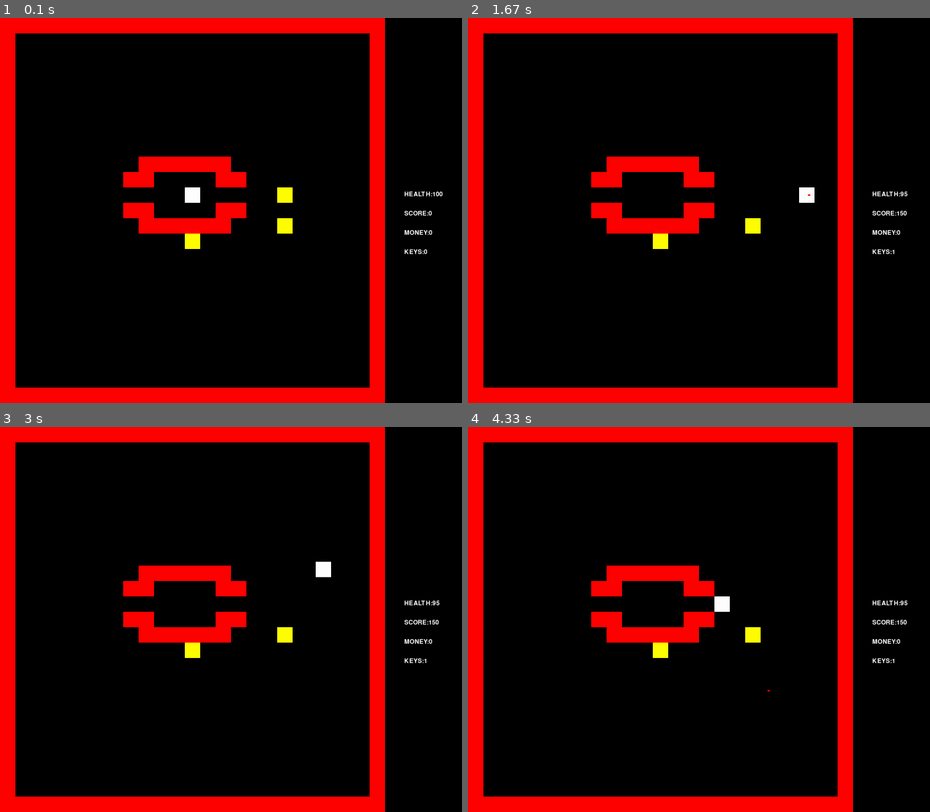
Above: before the commit, frames 1-4 (two rows, left to right).
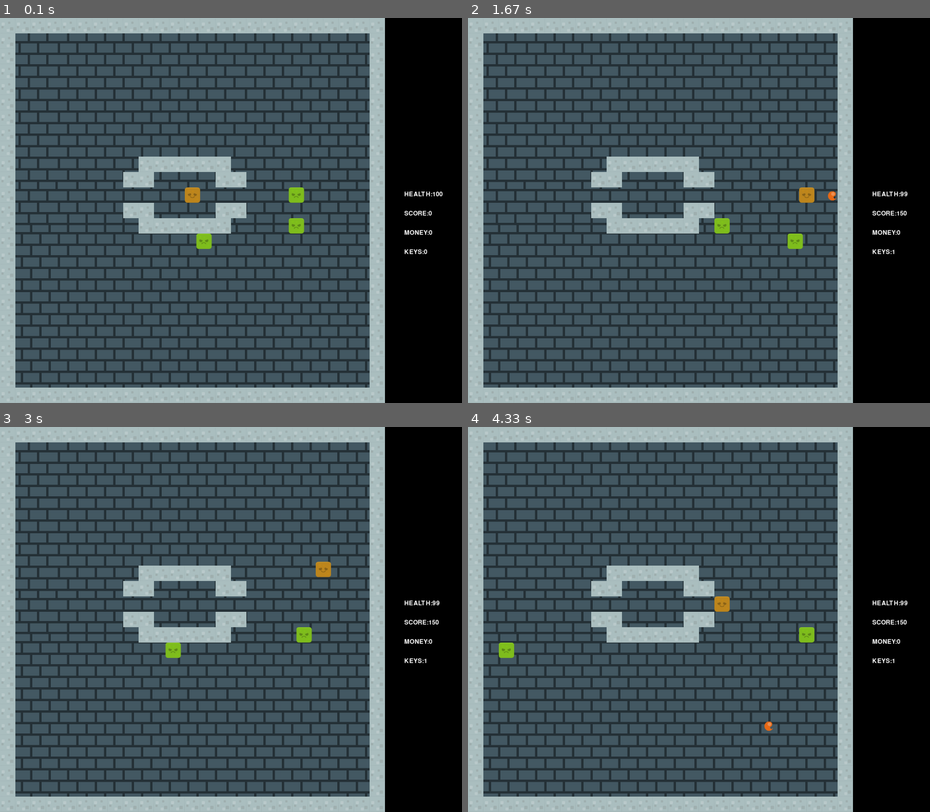
Above: after the commit, the same moments.

Repository: KonDoran/doran-classwork
Game: pygame game, started from Tile movement Project/Tile Movement Mini project.py
Two runs of this game, one before a commit and one after it. Both use one fixed random seed, a clock stepped at 60 frames per second and the inputs below.
Inputs:
- Up to frame 1 (0.1 s): no input
- Up to frame 2 (1.67 s): hold Space 0.33-0.8 s; hold D 0.33-0.8 s; hold Space 0.83-1.3 s; hold D 0.83-1.3 s; hold D from 1.33 s (still down)
- Up to frame 3 (3 s): release D at 1.8 s; hold W 1.83-2.13 s; hold D 2.17-2.63 s; hold A from 2.67 s (still down)
- Up to frame 4 (4.33 s): release A at 3.2 s; hold S 3.23-3.53 s; tap Space at 3.57, 3.97, 4.27 s; hold A 3.9-4.3 s

The runs differ from the first frame. In frame 1, 83% of the frame differs, in the area x 0-84%, y 0-100%; in frame 2, 83%, in the area x 0-96%, y 0-100%; in frame 3, 83%; in frame 4, 83%.

Commit message:
Update Tile Movement Mini project.py

Diff:
--- a/Tile movement Project/Tile Movement Mini project.py
+++ b/Tile movement Project/Tile Movement Mini project.py
@@ -1,5 +1,10 @@
 import pygame
 import random
+import os
+
+
+current_path = os.path.dirname(__file__)#where this file is located
+image_path = os.path.join(current_path, 'images')
 # Define some colors
 BLACK = (0, 0, 0)
 WHITE = (255, 255, 255)
@@ -8,7 +13,7 @@
 YELLOW = (255, 255, 0)
 PINK = (255,20,147)
 PURPLE = (75,0,130)
-
+BACKGROUND_IMAGE = pygame.image.load(os.path.join(image_path, 'background.png'))
 pygame.init()
 
 # Set the width and height of the screen [width, height]
@@ -74,58 +79,58 @@
 
         self.level2 = [
             [1,1,1,1,1,1,1,1,1,1,1,1,1,1,1,1,1,1,1,1,1,1,1,1,1],
-            [1,0,0,0,0,0,0,0,0,0,0,0,0,0,0,0,0,0,0,0,0,0,0,0,1],
-            [1,0,0,0,0,0,0,0,0,0,0,0,0,0,0,0,0,0,0,0,0,0,0,0,1],
-            [1,0,0,0,0,0,0,0,0,0,0,0,0,0,0,0,0,0,0,0,0,0,0,0,1],
-            [1,0,0,0,0,0,0,0,0,0,0,0,0,0,0,0,0,0,0,0,0,0,0,0,1],
-            [1,0,0,0,0,0,0,0,0,0,0,0,0,0,0,0,0,0,0,0,0,0,0,0,1],
-            [1,0,0,0,0,0,0,0,0,0,0,0,0,0,0,0,0,0,0,0,0,0,0,0,1],
-            [1,0,0,0,0,0,0,0,0,0,0,0,0,0,0,0,0,0,0,0,0,0,0,0,1],
-            [1,0,0,0,0,0,0,0,0,0,0,0,0,0,0,0,0,0,0,0,0,0,0,0,1],
-            [1,0,0,0,0,0,0,0,2,2,2,2,2,2,2,2,0,0,0,0,0,0,0,0,1],
-            [1,0,0,0,0,0,0,0,2,2,0,0,0,0,2,2,0,0,0,0,0,0,0,0,1],
+            [1,0,0,0,0,0,0,0,0,2,0,0,0,0,0,0,0,0,2,0,0,0,0,0,1],
+            [1,0,0,0,0,0,0,0,0,2,0,0,0,0,0,0,0,0,2,0,0,0,0,0,1],
+            [1,0,0,0,2,2,2,2,2,2,0,0,0,0,0,0,0,0,2,0,0,2,2,2,1],
+            [1,0,0,0,0,0,0,0,0,0,0,0,0,0,0,0,0,0,0,0,0,0,0,0,1],
+            [1,0,0,0,0,0,0,0,0,2,2,2,2,0,0,0,0,0,0,0,0,0,0,0,1],
+            [1,0,0,0,0,0,0,0,0,2,0,0,0,0,0,0,0,0,2,0,0,0,0,0,1],
+            [1,0,0,0,0,0,2,2,2,2,0,0,0,0,0,0,0,0,2,0,0,2,2,2,1],
+            [1,0,0,0,0,0,2,0,0,0,0,0,0,0,0,0,0,2,2,0,0,0,0,0,1],
+            [1,0,0,0,0,0,2,0,2,2,2,2,2,2,2,2,0,2,0,0,0,0,0,0,1],
+            [1,0,0,0,0,0,2,2,2,2,0,0,0,0,2,2,2,2,0,0,0,0,0,0,1],
             [1,0,0,0,0,0,0,0,0,0,0,0,3,0,0,0,0,0,0,0,0,0,0,0,1],
-            [1,0,0,0,0,0,0,0,2,2,0,0,0,0,2,2,0,0,0,0,0,0,0,0,1],
-            [1,0,0,0,0,0,0,0,2,2,2,2,2,2,2,2,0,0,0,0,0,0,0,0,1],
-            [1,0,0,0,0,0,0,0,0,0,0,0,0,0,0,0,0,0,0,0,0,0,0,0,1],
-            [1,0,0,0,0,0,0,0,0,0,0,0,0,0,0,0,0,0,0,0,0,0,0,0,1],
-            [1,0,0,0,0,0,0,0,0,0,0,0,0,0,0,0,0,0,0,0,0,0,0,0,1],
-            [1,0,0,0,0,0,0,0,0,0,0,0,0,0,0,0,0,0,0,0,0,0,0,0,1],
-            [1,0,0,0,0,0,0,0,0,0,0,0,0,0,0,0,0,0,0,0,0,0,0,0,1],
-            [1,0,0,0,0,0,0,0,0,0,0,0,0,0,0,0,0,0,0,0,0,0,0,0,1],
-            [1,0,0,0,0,0,0,0,0,0,0,0,0,0,0,0,0,0,0,0,0,0,0,0,1],
-            [1,0,0,0,0,0,0,0,0,0,0,0,0,0,0,0,0,0,0,0,0,0,0,0,1],
-            [1,0,0,0,0,0,0,0,0,0,0,0,0,0,0,0,0,0,0,0,0,0,0,0,1],
-            [1,0,0,0,0,0,0,0,0,0,0,0,0,0,0,0,0,0,0,0,0,0,0,0,1],
+            [1,0,0,0,0,2,2,2,2,2,0,0,0,0,2,2,2,2,2,2,2,2,0,0,1],
+            [1,0,0,0,0,2,0,0,2,2,2,2,2,2,2,2,0,0,0,0,0,2,0,0,1],
+            [1,0,0,0,0,2,0,0,0,0,0,0,0,0,0,0,0,0,0,0,0,2,0,0,1],
+            [1,0,0,0,0,0,0,0,0,0,0,0,0,0,0,0,0,0,0,0,0,2,0,0,1],
+            [1,2,0,2,2,2,0,0,0,0,0,0,0,0,0,0,0,2,2,2,2,2,0,0,1],
+            [1,0,0,0,0,2,0,0,0,0,0,0,0,0,0,0,0,2,0,0,0,0,0,0,1],
+            [1,0,0,0,0,2,0,0,0,0,0,0,0,0,0,2,2,2,0,0,0,2,2,2,1],
+            [1,0,0,0,0,2,0,0,0,0,0,0,0,0,0,0,0,0,0,0,0,2,0,0,1],
+            [1,0,0,0,0,2,0,2,2,2,2,2,2,2,2,2,2,2,2,2,2,2,0,0,1],
+            [1,0,0,0,0,2,0,0,0,0,0,0,0,0,2,0,0,0,0,0,0,0,0,0,1],
+            [1,0,0,0,0,0,0,0,0,0,0,0,0,0,2,0,0,0,0,0,0,0,0,0,1],
+            [1,0,0,0,0,2,0,0,0,0,0,0,0,0,0,0,0,0,0,0,0,0,0,0,1],
             [1,1,1,1,1,1,1,1,1,1,1,1,1,1,1,1,1,1,1,1,1,1,1,1,1]
 
             ]
 
         self.level3 = [
             [1,1,1,1,1,1,1,1,1,1,1,1,1,1,1,1,1,1,1,1,1,1,1,1,1],
-            [1,0,0,0,0,0,0,0,0,0,0,0,0,0,0,0,0,0,0,0,0,0,0,0,1],
-            [1,0,0,0,0,0,0,0,0,0,0,0,0,0,0,0,0,0,0,0,0,0,0,0,1],
-            [1,0,0,0,0,0,0,0,0,0,0,0,0,0,0,0,0,0,0,0,0,0,0,0,1],
-            [1,0,0,0,0,0,0,0,0,0,0,0,0,0,0,0,0,0,0,0,0,0,0,0,1],
-            [1,0,0,0,0,0,0,0,0,0,0,0,0,0,0,0,0,0,0,0,0,0,0,0,1],
-            [1,0,0,0,0,0,0,0,0,0,0,0,0,0,0,0,0,0,0,0,0,0,0,0,1],
-            [1,0,0,0,0,0,0,0,0,0,0,0,0,0,0,0,0,0,0,0,0,0,0,0,1],
-            [1,0,0,0,0,0,0,0,0,0,0,0,0,0,0,0,0,0,0,0,0,0,0,0,1],
-            [1,0,0,0,0,0,0,0,2,2,2,2,2,2,2,2,0,0,0,0,0,0,0,0,1],
-            [1,0,0,0,0,0,0,2,2,2,0,0,0,0,2,2,2,0,0,0,0,0,0,0,1],
-            [1,0,0,0,0,0,0,0,0,0,0,0,3,0,0,0,0,0,0,0,0,0,0,0,1],
-            [1,0,0,0,0,0,0,2,2,2,0,0,0,0,2,2,2,0,0,0,0,0,0,0,1],
-            [1,0,0,0,0,0,0,0,2,2,2,2,2,2,2,2,0,0,0,0,0,0,0,0,1],
-            [1,0,0,0,0,0,0,0,0,0,0,0,0,0,0,0,0,0,0,0,0,0,0,0,1],
-            [1,0,0,0,0,0,0,0,0,0,0,0,0,0,0,0,0,0,0,0,0,0,0,0,1],
-            [1,0,0,0,0,0,0,0,0,0,0,0,0,0,0,0,0,0,0,0,0,0,0,0,1],
-            [1,0,0,0,0,0,0,0,0,0,0,0,0,0,0,0,0,0,0,0,0,0,0,0,1],
-            [1,0,0,0,0,0,0,0,0,0,0,0,0,0,0,0,0,0,0,0,0,0,0,0,1],
-            [1,0,0,0,0,0,0,0,0,0,0,0,0,0,0,0,0,0,0,0,0,0,0,0,1],
-            [1,0,0,0,0,0,0,0,0,0,0,0,0,0,0,0,0,0,0,0,0,0,0,0,1],
-            [1,0,0,0,0,0,0,0,0,0,0,0,0,0,0,0,0,0,0,0,0,0,0,0,1],
-            [1,0,0,0,0,0,0,0,0,0,0,0,0,0,0,0,0,0,0,0,0,0,0,0,1],
-            [1,0,0,0,0,0,0,0,0,0,0,0,0,0,0,0,0,0,0,0,0,0,0,0,1],
+            [1,0,0,0,0,0,0,0,0,2,0,0,0,0,0,0,0,0,2,0,0,0,0,0,1],
+            [1,0,0,0,0,0,0,0,0,2,0,0,0,0,0,0,0,0,2,0,0,0,0,0,1],
+            [1,0,0,0,0,0,0,0,0,2,2,2,2,2,2,2,0,0,2,2,0,0,2,2,1],
+            [1,0,0,0,0,0,0,0,0,0,0,0,0,0,0,0,0,0,0,0,0,0,0,0,1],
+            [1,2,0,0,0,2,2,2,2,2,2,2,2,0,0,0,0,0,0,0,0,0,0,0,1],
+            [1,0,0,0,0,0,0,0,0,2,0,0,0,0,0,0,0,0,2,0,0,0,0,0,1],
+            [1,0,0,0,0,0,2,2,2,2,0,0,0,0,0,0,0,0,2,0,0,2,2,2,1],
+            [1,0,0,0,0,0,2,0,0,0,0,0,0,0,0,0,0,2,2,0,0,0,0,0,1],
+            [1,0,0,0,0,0,2,0,2,2,2,2,2,2,2,2,0,2,0,0,0,0,0,0,1],
+            [1,2,0,0,2,2,2,2,2,2,0,0,0,0,2,2,2,2,0,0,0,0,0,0,1],
+            [1,0,0,0,0,0,0,0,0,0,0,0,3,0,0,0,0,0,0,0,0,2,0,0,1],
+            [1,2,2,0,0,2,2,2,2,2,0,0,0,0,2,2,2,2,2,2,2,2,0,0,1],
+            [1,0,0,0,0,2,0,0,2,2,2,0,0,2,2,2,0,0,0,0,0,2,0,0,1],
+            [1,0,0,0,0,2,0,0,0,0,0,0,0,0,0,0,0,0,0,0,0,2,0,0,1],
+            [1,0,0,0,0,0,0,0,0,0,0,0,0,0,0,0,0,2,0,0,0,2,0,0,1],
+            [1,0,0,0,0,2,2,2,2,2,0,0,0,0,0,0,0,2,2,2,2,2,0,0,1],
+            [1,0,0,0,0,2,0,0,0,0,0,0,0,0,0,0,0,2,0,0,0,0,0,0,1],
+            [1,0,0,0,0,2,0,0,0,0,0,0,0,0,2,2,2,2,0,0,0,2,2,2,1],
+            [1,0,0,0,0,2,0,0,0,0,0,0,0,0,0,0,0,0,0,0,0,2,0,0,1],
+            [1,0,0,0,0,2,0,2,2,2,2,2,2,2,2,2,2,2,2,0,0,2,0,0,1],
+            [1,0,0,0,0,2,0,0,0,0,0,0,0,0,2,0,0,0,0,0,0,0,0,0,1],
+            [1,0,0,0,0,0,0,0,0,0,0,0,0,0,2,0,0,0,0,0,0,0,0,0,1],
+            [1,0,0,0,0,2,0,0,0,0,0,0,0,0,2,0,0,0,0,0,0,0,0,0,1],
             [1,1,1,1,1,1,1,1,1,1,1,1,1,1,1,1,1,1,1,1,1,1,1,1,1]
 
             ]
@@ -136,7 +141,7 @@
 
     def levelsetup(self):
         enemies = 0
-        while enemies != 3:
+        while enemies != ((2*(self.level+1)) + 1):
             xpos = random.randint(1,23)
             ypos = random.randint(1,23)
             if self.levels[self.level][xpos][ypos] == 0:
@@ -162,7 +167,7 @@
                     self.all_sprites_group.add(self.player)
                     self.player_group.add(self.player)
                 if char == 4:
-                    self.enemy = Enemy(YELLOW,40,40, i*40, j*40, 40)
+                    self.enemy = Enemy(random.randint(0,10),40,40, i*40, j*40, 40)
                     self.all_sprites_group.add(self.enemy)
                     self.enemy_group.add(self.enemy)
 
@@ -174,6 +179,14 @@
             #      outsidewall = Wall(RED,40,40,i*40, j*40)
             #      all_sprites_group.add(outsidewall)
             #      outsidewall_group.add(outsidewall)
+
+    def leveldelete(self):
+        self.all_sprites_group.empty()
+        self.wall_group.empty()
+        self.enemy_group.empty()
+        self.all_sprites_group.update()
+
+    #endprocess
     def eventprocess(self):
         for event in pygame.event.get():
             if event.type == pygame.QUIT:
@@ -191,20 +204,28 @@
             self.all_sprites_group.update()
             if len(self.player_group) == 0:
                 self.game_over = True
-            portal_hit = pygame.sprite.groupcollide(self.portal_group, self.player_group, True, False)
+            portal_hit = pygame.sprite.groupcollide(self.portal_group, self.player_group, True, True)
             for self.portal in portal_hit:
-                self.level += 1
-                self.all_sprites_group.empty()
-                self.levelsetup()
-                print(self.level)
+                if self.level != (len(self.levels)-1):
+                    self.level += 1
+                    self.leveldelete()
+                    self.levelsetup()
+                else:
+                    self.game_over = True
 
 
     def display(self, screen):
         # background image.
         screen.fill(BLACK)
-
+        screen.blit(BACKGROUND_IMAGE,(0,0))
         if self.game_over:
-            pass
+            screen.fill(BLACK)
+            font1 = pygame.font.Font(None, 74)
+            font2 = pygame.font.Font(None, 48)
+            text = font1.render('GAME OVER', 1, WHITE)
+            score = font2.render('SCORE:'+str(self.getscore()), 1, WHITE)
+            screen.blit(text, (440,300))
+            screen.blit(score, (520,500))
         if not self.game_over:
             font = pygame.font.Font(None, 24)
             health = font.render('HEALTH:'+str(self.player.gethealth()), 1, WHITE)
@@ -238,8 +259,7 @@
         #call sprite constructor
         super().__init__()
         #create a sprite
-        self.image = pygame.Surface([width,height])
-        self.image.fill(color)
+        self.image = pygame.image.load(os.path.join(image_path, 'player.png'))
         #set the position of the sprite
         self.rect = self.image.get_rect()
         self.health = health
@@ -291,20 +311,20 @@
         keys = pygame.key.get_pressed()
         if keys[pygame.K_a]:
             self.changespeed(-5,0)
-            self.directionx = -5
+            self.directionx = -7
             self.directiony = 0
         if keys[pygame.K_d]:
             self.changespeed(5,0)
-            self.directionx = 5
+            self.directionx = 7
             self.directiony = 0
         if keys[pygame.K_w]:
             self.changespeed(0,-5)
             self.directionx = 0
-            self.directiony = -5
+            self.directiony = -7
         if keys[pygame.K_s]:
             self.changespeed(0,5)
             self.directionx = 0
-            self.directiony = 5
+            self.directiony = 7
         if keys[pygame.K_SPACE]:
             if len(game.bullet_group) == 0:
                 print("held down")
@@ -377,8 +397,7 @@
 class Key(pygame.sprite.Sprite):
     def __init__(self,color,x,y):
         super().__init__()
-        self.image = pygame.Surface([10,10])
-        self.image.fill(color)
+        self.image = pygame.image.load(os.path.join(image_path, 'silverkey.png'))
         self.rect = self.image.get_rect()
         self.rect.y = y
         self.rect.x = x
@@ -388,7 +407,7 @@
         for self in key_hit_group:
             game.player.gamekeys += 1
             game.score += 50
-            if  game.player.gamekeys == 3:
+            if  game.player.gamekeys == ((2*(game.level+1)) + 1):
                 game.portal = Portal(PURPLE, 23*40, 23*40)
                 game.all_sprites_group.add(game.portal)
                 game.portal_group.add(game.portal)
@@ -397,13 +416,12 @@
     def __init__(self, color, speedx, speedy):
         #Call the sprite constructor
         super().__init__()
-        self.image = pygame.Surface([6,4])
-        self.image.fill(color)
+        self.image = pygame.image.load(os.path.join(image_path, 'fireball.png'))
         self.rect = self.image.get_rect()
         self.speedx = speedx
         self.speedy = speedy
-        self.rect.y = game.player.rect.y + 18
-        self.rect.x = game.player.rect.x  + 18
+        self.rect.y = game.player.rect.y + 10
+        self.rect.x = game.player.rect.x  + 10
 
 
 
@@ -418,8 +436,7 @@
 class Portal(pygame.sprite.Sprite):
     def __init__(self,color,x,y):
         super().__init__()
-        self.image = pygame.Surface([40,40])
-        self.image.fill(color)
+        self.image = pygame.image.load(os.path.join(image_path, 'portal2.png'))
         self.rect = self.image.get_rect()
         self.rect.y = y
         self.rect.x = x
@@ -432,8 +449,7 @@
         #call sprite constructor
         super().__init__()
         #create a sprite
-        self.image = pygame.Surface([width,height])
-        self.image.fill(color)
+        self.image = pygame.image.load(os.path.join(image_path, 'wall.png'))
         #set the position of the sprite
         self.rect = self.image.get_rect()
         self.rect.x = x
@@ -458,33 +474,65 @@
 
 
 class Enemy(pygame.sprite.Sprite):
-    def __init__(self, color, width, height, x, y, health):
+    def __init__(self, direction, width, height, x, y, health):
         #call sprite constructor
         super().__init__()
         #create a sprite
-        self.image = pygame.Surface([width,height])
-        self.image.fill(color)
+        self.image = pygame.image.load(os.path.join(image_path, 'enemy.png'))
         #set the position of the sprite
         self.rect = self.image.get_rect()
         self.rect.x = x
         self.rect.y = y
         self.health = health
-
-    #end procedure
-    def update(self):
+        self.direction = direction
+        self.move = 5
+
+    #end procedure
+    def update(self):
+
+        self.MOVE()
         enemy_hit_group = pygame.sprite.pygame.sprite.groupcollide(game.enemy_group, game.bullet_group, False, True)
         for self in enemy_hit_group:
             self.health -= 20
             print(self.health)
             if self.health < 1:
                 game.score += 100
-                gamekey = Key(PINK, self.rect.x + 18, self.rect.y + 18)
+                gamekey = Key(PINK, self.rect.x + 2, self.rect.y + 9)
                 game.all_sprites_group.add(gamekey)
                 game.key_group.add(gamekey)
                 self.kill()
 
-
-    #end procedure
+    #end procedure
+
+
+    def MOVE(self):
+        if self.direction % 2 == 0:
+            self.rect.x += self.move
+            wallcollision = pygame.sprite.groupcollide(game.enemy_group,game.wall_group, False,False)
+            for wall in wallcollision:
+                if self.move > 0:
+                    self.rect.right = wall.rect.left
+                    self.move = self.move * -1
+                else:
+                    self.rect.left = wall.rect.right
+                    self.move = self.move * -1
+
+
+
+        #move the player up and down the screen
+        else:
+            self.rect.y += self.move
+            #check for collision
+            wallcollision = pygame.sprite.groupcollide(game.enemy_group, game.wall_group, False, False)
+            for wall in wallcollision:
+                #if there is a collision while moving up then set the speed to 0
+                if self.move > 0:
+                    self.rect.bottom = wall.rect.top
+                    self.move = self.move * -1
+                else:
+                    self.rect.top = wall.rect.bottom
+                    self.move = self.move * -1
+
 
     def gethealth(self):
         return self.health
